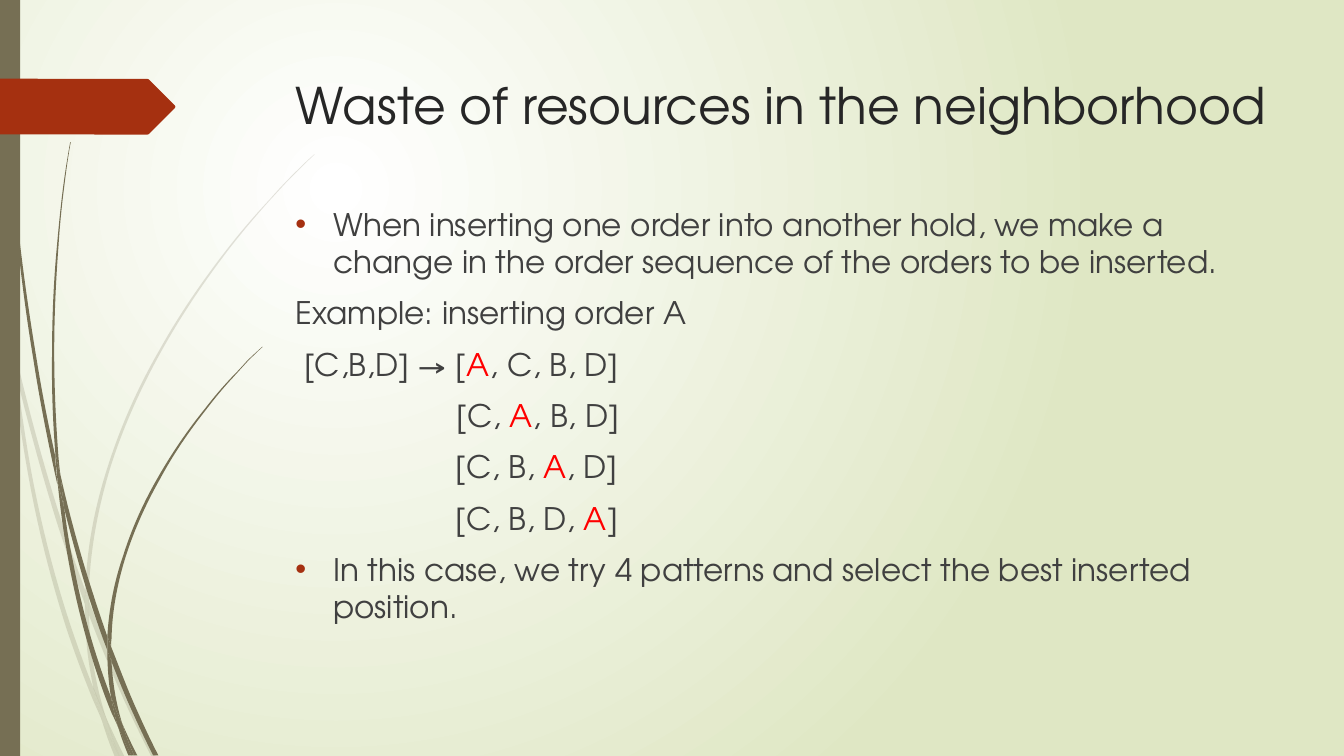
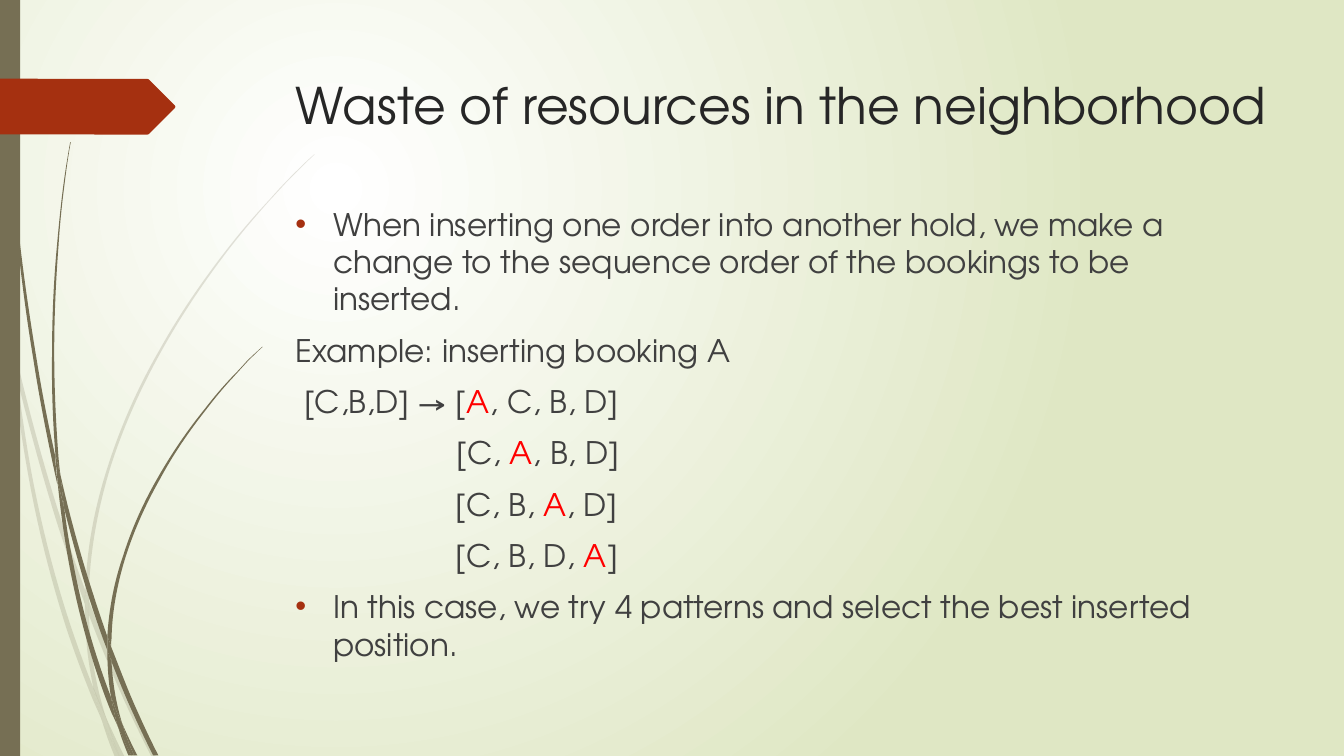
Before and after one commit to r-kurosu/kline_new, a slide deck: slide 34 of 竹田.pptx (slide 43 before the commit). Drawn at 1344x756 pixels with LibreOffice and Linux fonts; fonts in the diff are those of the drawing. Boxes give left, top, right and bottom in pixels: in the first picture for what was removed or moved away, otherwise in the second. Text is boxed around its words. In the diff, an @@ line names an element or a change of style, - is before the commit and + after.

```diff
--- a/竹田.pptx
+++ b/竹田.pptx
@@ text at (295,213,1163,369): text changed @@
-• When inserting one order into another hold, we make a change in the order sequence of the orders to be inserted.
-Example: inserting order A
+• When inserting one order into another hold, we make a change to the sequence order of the bookings to be inserted.
+Example: inserting booking A
```
Also in this commit, not shown: 27 other slides changed, 1 slide added, 3 slides removed.
